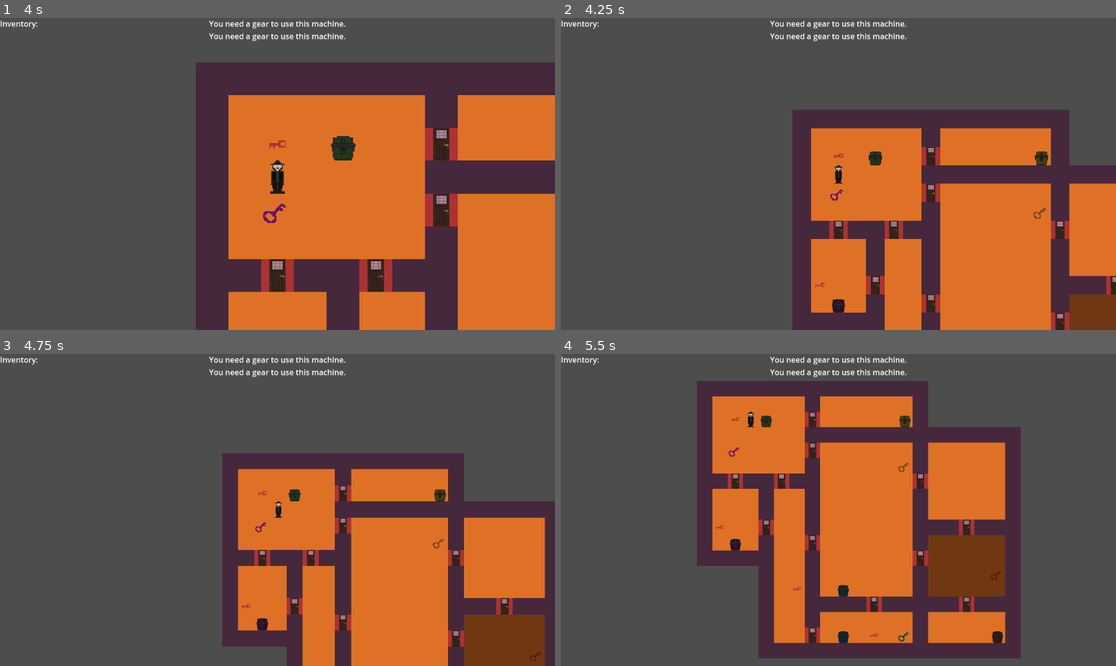
Above: before the commit, frames 1-4 (two rows, left to right).
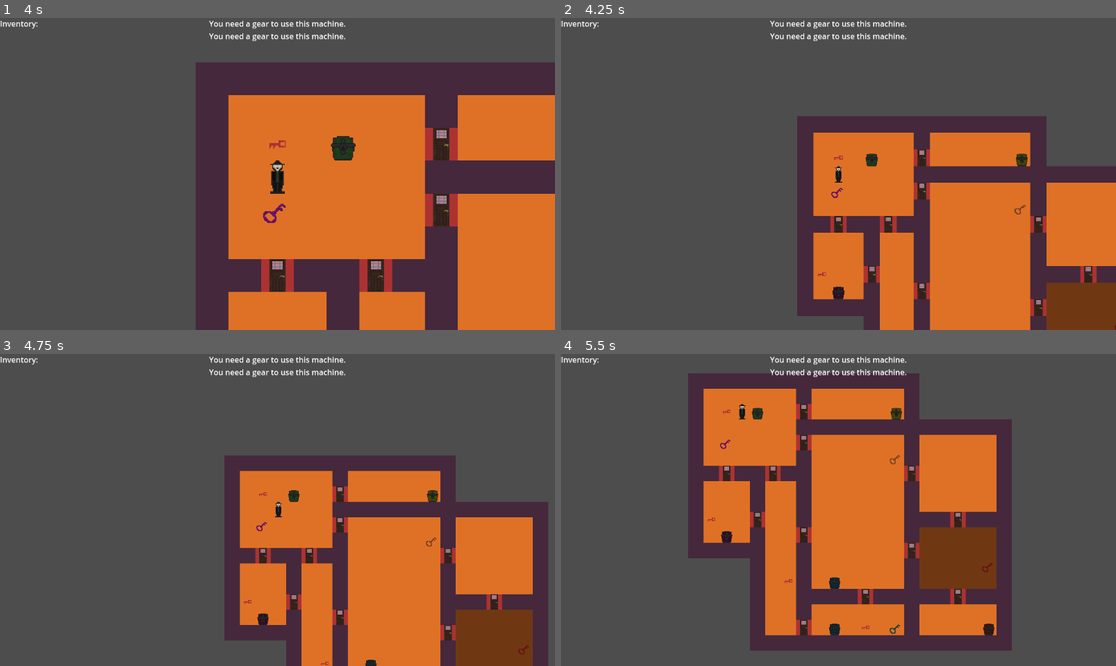
Above: after the commit, the same moments.

Repository: Akarnik0/TimeGame
Game: Godot game, scene res://Scenes/level.tscn
Same seed, same stepped clock (60 frames per second), same inputs: the game is played once before the commit and once after it.
Inputs:
- Up to frame 1 (4 s): hold E (interact) 0.53-1.28 s; hold W (up) 0.53-2.03 s; tap E (interact) at 1.35, 2.85 s; tap Enter at 2 s; hold E (interact) 2.03-2.78 s; hold A (left) 2.03-3.53 s; tap Space (show_map) at 3.5 s; hold S (down) from 3.53 s (still down); hold E (interact) from 3.53 s (still down)
- Up to frame 2 (4.25 s): keep holding S (down); keep holding E (interact); tap Space (show_map) at 4.15 s
- Up to frame 3 (4.75 s): release S (down) at 4.28 s; release E (interact) at 4.28 s; hold D (right) from 4.28 s (still down); tap E (interact) at 4.35 s
- Up to frame 4 (5.5 s): release D (right) at 5.03 s; hold W (up) from 5.03 s (still down); hold E (interact) from 5.03 s (still down)

Frame 1 is identical in both runs. In frame 2, 12% of the frame differs, in the area x 41-100%, y 29-100%; in frame 3, 7.3%; in frame 4, 20%, in the area x 22-83%, y 6-98%.

Commit message:
Popravljen bug pri pomjeranju kamere

Diff:
--- a/Scripts/CameraScripts/Camera_script.gd
+++ b/Scripts/CameraScripts/Camera_script.gd
@@ -4,6 +4,7 @@
 var player
 #za provjerivanje stanja kamere
 var Is_on_character: bool
+var Is_moving_camera: bool
 
 func Get_level_center():
 	var rect: Rect2i = $"../Grid".get_used_rect()
@@ -12,28 +13,33 @@
 	return center_local
 #pomjeri kameru u centar mape
 func Move_camera_to_center(center: Vector2):
+	Is_moving_camera = true
 	var tween = get_tree().create_tween()
 	tween.tween_property($".", "zoom", Vector2(1, 1), 1.0).set_trans(Tween.TRANS_QUART).set_ease(Tween.EASE_IN_OUT)
 	tween.tween_property($".", "global_position", Vector2(center), 1.0).set_trans(Tween.TRANS_QUART).set_ease(Tween.EASE_IN_OUT)
 	tween.chain().tween_callback(Callable(self, "_on_move_to_center"))
 func _on_move_to_center():
 	Is_on_character = false
+	Is_moving_camera = false
 #pomjeri kameru na karaktera
 func Move_camera_to_character(character: Vector2):
+	Is_moving_camera = true
 	var tween = get_tree().create_tween()
 	tween.tween_property($".", "global_position", Vector2(character), 1.0).set_trans(Tween.TRANS_QUART).set_ease(Tween.EASE_IN_OUT)
 	tween.tween_property($".", "zoom", Vector2(3, 3), 1.0).set_trans(Tween.TRANS_QUART).set_ease(Tween.EASE_IN_OUT)
 	tween.chain().tween_callback(Callable(self, "_on_move_to_character"))
 func _on_move_to_character():
 	Is_on_character = true
+	Is_moving_camera = false
 func _ready():
 	player = get_node("/root/Level/Character")
 	Is_on_character = true
+	Is_moving_camera = false
 func _process(_delta):
 	if Is_on_character == true:
 		position = player.position
 func _unhandled_input(event: InputEvent):
-	if event.is_action_pressed("show_map") && Is_on_character == true:
+	if event.is_action_pressed("show_map") && Is_on_character == true && Is_moving_camera == false:
 		Move_camera_to_center(Get_level_center())
-	elif event.is_action_pressed("show_map") && Is_on_character == false:
+	elif event.is_action_pressed("show_map") && Is_on_character == false && Is_moving_camera == false:
 		Move_camera_to_character(player.position)
